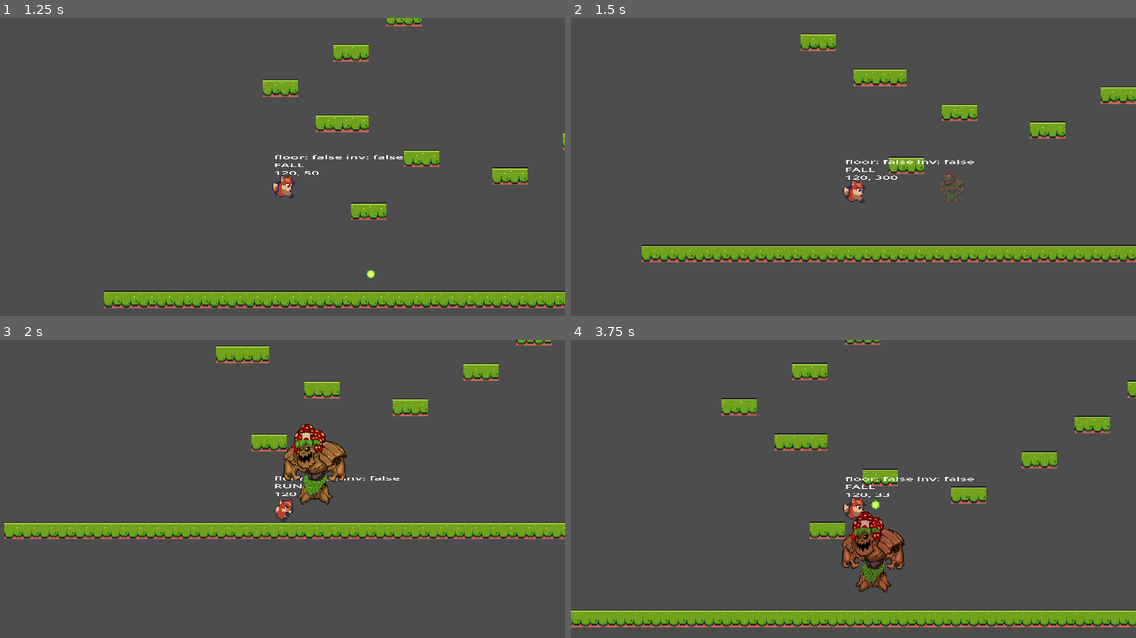
Above: before the commit, frames 1-4 (two rows, left to right).
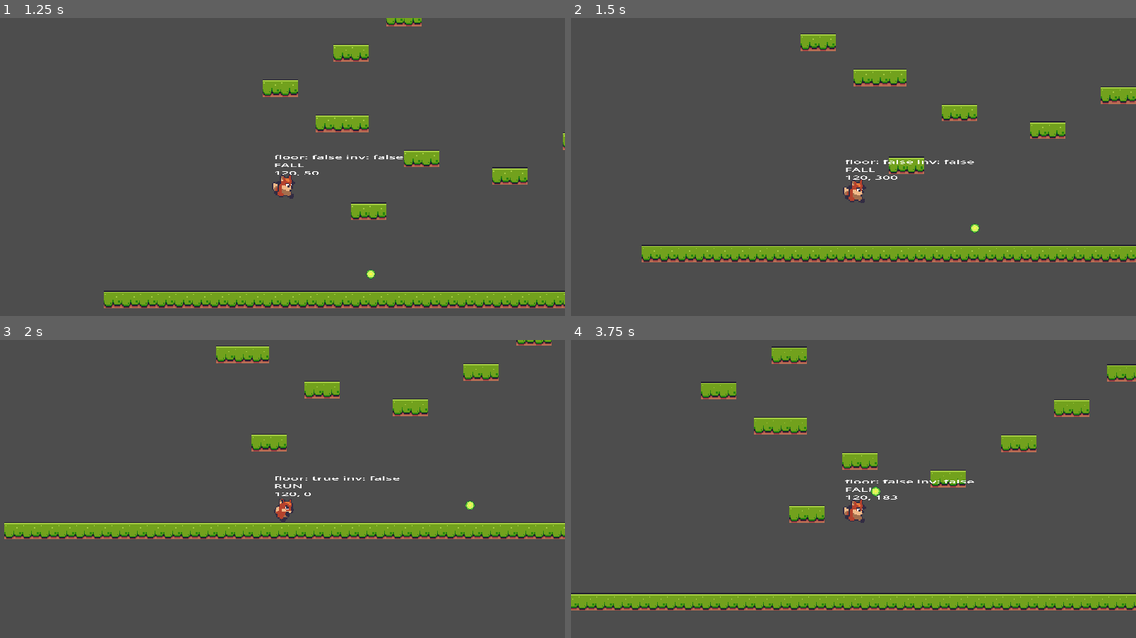
Above: after the commit, the same moments.

Repository: bluewind109/Foxy-Antics
Game: Godot game, scene res://level_base/level_base.tscn
The game is run twice, just before and just after one commit, with the same random seed, the same clock (stepped at 60 frames per second) and the same inputs. The project has no main scene, so this scene is started directly.
Inputs:
- Up to frame 1 (1.25 s): hold Right (right) from 0.53 s (still down); tap Ctrl (shoot) at 0.6 s; tap Space (jump) at 0.77 s
- Up to frame 2 (1.5 s): keep holding Right (right); tap Ctrl (shoot) at 1.35 s
- Up to frame 3 (2 s): keep holding Right (right); tap Space (jump) at 1.52 s
- Up to frame 4 (3.75 s): release Right (right) at 2.03 s; hold Left (left) 2.03-2.78 s; tap Ctrl (shoot) at 2.1, 2.85, 3.6 s; hold Right (right) from 2.78 s (still down); tap Space (jump) at 3.02 s

Frame 1 is identical in both runs. In frame 2, 0.2% of the frame differs, in the area x 65-73%, y 51-73%; in frame 3, 1.9%; in frame 4, 21%, in the area x 0-100%, y 0-97%.

Commit message:
Setup checkpoint and One way platform

Diff:
--- a/boss/boss.tscn
+++ b/boss/boss.tscn
@@ -8,34 +8,6 @@
 
 [sub_resource type="RectangleShape2D" id="RectangleShape2D_2ckco"]
 size = Vector2(20, 203)
-
-[sub_resource type="Animation" id="Animation_uaulw"]
-resource_name = "arrive"
-length = 0.7
-tracks/0/type = "value"
-tracks/0/imported = false
-tracks/0/enabled = true
-tracks/0/path = NodePath("Visual/Sprite2D:scale")
-tracks/0/interp = 1
-tracks/0/loop_wrap = true
-tracks/0/keys = {
-"times": PackedFloat32Array(0, 0.2, 0.7),
-"transitions": PackedFloat32Array(1, 1, 1),
-"update": 0,
-"values": [Vector2(0.01, 0.01), Vector2(0.2, 0.2), Vector2(0.5, 0.5)]
-}
-tracks/1/type = "value"
-tracks/1/imported = false
-tracks/1/enabled = true
-tracks/1/path = NodePath("Visual/Sprite2D:modulate")
-tracks/1/interp = 1
-tracks/1/loop_wrap = true
-tracks/1/keys = {
-"times": PackedFloat32Array(0, 0.6),
-"transitions": PackedFloat32Array(1, 1),
-"update": 0,
-"values": [Color(1, 1, 1, 0), Color(1, 1, 1, 1)]
-}
 
 [sub_resource type="Animation" id="Animation_1y28g"]
 length = 0.001
@@ -76,20 +48,32 @@
 "values": [Vector2(0, 0)]
 }
 
-[sub_resource type="Animation" id="Animation_oidqw"]
-resource_name = "pulse"
-length = 3.0
-tracks/0/type = "value"
-tracks/0/imported = false
-tracks/0/enabled = true
-tracks/0/path = NodePath("Visual:position")
-tracks/0/interp = 2
-tracks/0/loop_wrap = true
-tracks/0/keys = {
-"times": PackedFloat32Array(0, 0.5, 1, 1.5, 2, 2.5, 3),
-"transitions": PackedFloat32Array(1, 1, 1, 1, 1, 1, 1),
-"update": 0,
-"values": [Vector2(0, 0), Vector2(0, -150), Vector2(0, 0), Vector2(0, -150), Vector2(0, 0), Vector2(0, -150), Vector2(0, 0)]
+[sub_resource type="Animation" id="Animation_uaulw"]
+resource_name = "arrive"
+length = 0.7
+tracks/0/type = "value"
+tracks/0/imported = false
+tracks/0/enabled = true
+tracks/0/path = NodePath("Visual/Sprite2D:scale")
+tracks/0/interp = 1
+tracks/0/loop_wrap = true
+tracks/0/keys = {
+"times": PackedFloat32Array(0, 0.2, 0.7),
+"transitions": PackedFloat32Array(1, 1, 1),
+"update": 0,
+"values": [Vector2(0.01, 0.01), Vector2(0.2, 0.2), Vector2(0.5, 0.5)]
+}
+tracks/1/type = "value"
+tracks/1/imported = false
+tracks/1/enabled = true
+tracks/1/path = NodePath("Visual/Sprite2D:modulate")
+tracks/1/interp = 1
+tracks/1/loop_wrap = true
+tracks/1/keys = {
+"times": PackedFloat32Array(0, 0.6),
+"transitions": PackedFloat32Array(1, 1),
+"update": 0,
+"values": [Color(1, 1, 1, 0), Color(1, 1, 1, 1)]
 }
 
 [sub_resource type="Animation" id="Animation_b4w84"]
@@ -176,6 +160,22 @@
 "transitions": PackedFloat32Array(1),
 "update": 0,
 "values": [Vector2(0, 0)]
+}
+
+[sub_resource type="Animation" id="Animation_oidqw"]
+resource_name = "pulse"
+length = 3.0
+tracks/0/type = "value"
+tracks/0/imported = false
+tracks/0/enabled = true
+tracks/0/path = NodePath("Visual:position")
+tracks/0/interp = 2
+tracks/0/loop_wrap = true
+tracks/0/keys = {
+"times": PackedFloat32Array(0, 0.5, 1, 1.5, 2, 2.5, 3),
+"transitions": PackedFloat32Array(1, 1, 1, 1, 1, 1, 1),
+"update": 0,
+"values": [Vector2(0, 0), Vector2(0, -150), Vector2(0, 0), Vector2(0, -150), Vector2(0, 0), Vector2(0, -150), Vector2(0, 0)]
 }
 
 [sub_resource type="AnimationLibrary" id="AnimationLibrary_52k70"]
--- a/checkpoint/checkpoint.tscn
+++ b/checkpoint/checkpoint.tscn
@@ -2,6 +2,33 @@
 
 [ext_resource type="Texture2D" uid="uid://3jjl3wyxg73k" path="res://assets/items/checkpoint.png" id="1_6td20"]
 [ext_resource type="Script" path="res://checkpoint/checkpoint.gd" id="1_naw1a"]
+
+[sub_resource type="Animation" id="Animation_2mlmu"]
+length = 0.001
+tracks/0/type = "value"
+tracks/0/imported = false
+tracks/0/enabled = true
+tracks/0/path = NodePath("Sprite2D:scale")
+tracks/0/interp = 1
+tracks/0/loop_wrap = true
+tracks/0/keys = {
+"times": PackedFloat32Array(0),
+"transitions": PackedFloat32Array(1),
+"update": 0,
+"values": [Vector2(0, 0)]
+}
+tracks/1/type = "value"
+tracks/1/imported = false
+tracks/1/enabled = true
+tracks/1/path = NodePath("Sprite2D:frame")
+tracks/1/interp = 1
+tracks/1/loop_wrap = true
+tracks/1/keys = {
+"times": PackedFloat32Array(0),
+"transitions": PackedFloat32Array(1),
+"update": 1,
+"values": [26]
+}
 
 [sub_resource type="Animation" id="Animation_cwn4g"]
 resource_name = "appear"
@@ -31,31 +58,32 @@
 "values": [26]
 }
 
-[sub_resource type="Animation" id="Animation_2mlmu"]
-length = 0.001
+[sub_resource type="Animation" id="Animation_lfcvo"]
+resource_name = "flag_flap"
+loop_mode = 1
 tracks/0/type = "value"
 tracks/0/imported = false
 tracks/0/enabled = true
-tracks/0/path = NodePath("Sprite2D:scale")
+tracks/0/path = NodePath("Sprite2D:frame")
 tracks/0/interp = 1
 tracks/0/loop_wrap = true
 tracks/0/keys = {
-"times": PackedFloat32Array(0),
-"transitions": PackedFloat32Array(1),
-"update": 0,
-"values": [Vector2(0, 0)]
+"times": PackedFloat32Array(0, 0.1, 0.2, 0.3, 0.4, 0.5, 0.6, 0.7, 0.8, 0.9),
+"transitions": PackedFloat32Array(1, 1, 1, 1, 1, 1, 1, 1, 1, 1),
+"update": 1,
+"values": [51, 1, 2, 3, 4, 5, 6, 7, 8, 9]
 }
 tracks/1/type = "value"
 tracks/1/imported = false
 tracks/1/enabled = true
-tracks/1/path = NodePath("Sprite2D:frame")
+tracks/1/path = NodePath("Sprite2D:scale")
 tracks/1/interp = 1
 tracks/1/loop_wrap = true
 tracks/1/keys = {
 "times": PackedFloat32Array(0),
 "transitions": PackedFloat32Array(1),
-"update": 1,
-"values": [26]
+"update": 0,
+"values": [Vector2(1, 1)]
 }
 
 [sub_resource type="Animation" id="Animation_6xkvq"]
@@ -72,34 +100,6 @@
 "transitions": PackedFloat32Array(1, 1, 1, 1, 1, 1, 1, 1, 1, 1, 1, 1, 1, 1, 1, 1, 1, 1, 1, 1, 1, 1, 1, 1, 1, 1),
 "update": 1,
 "values": [26, 27, 28, 29, 30, 31, 32, 33, 34, 35, 36, 37, 38, 39, 40, 41, 42, 43, 44, 45, 46, 47, 48, 49, 50, 51]
-}
-tracks/1/type = "value"
-tracks/1/imported = false
-tracks/1/enabled = true
-tracks/1/path = NodePath("Sprite2D:scale")
-tracks/1/interp = 1
-tracks/1/loop_wrap = true
-tracks/1/keys = {
-"times": PackedFloat32Array(0),
-"transitions": PackedFloat32Array(1),
-"update": 0,
-"values": [Vector2(1, 1)]
-}
-
-[sub_resource type="Animation" id="Animation_lfcvo"]
-resource_name = "flag_flap"
-loop_mode = 1
-tracks/0/type = "value"
-tracks/0/imported = false
-tracks/0/enabled = true
-tracks/0/path = NodePath("Sprite2D:frame")
-tracks/0/interp = 1
-tracks/0/loop_wrap = true
-tracks/0/keys = {
-"times": PackedFloat32Array(0, 0.1, 0.2, 0.3, 0.4, 0.5, 0.6, 0.7, 0.8, 0.9),
-"transitions": PackedFloat32Array(1, 1, 1, 1, 1, 1, 1, 1, 1, 1),
-"update": 1,
-"values": [51, 1, 2, 3, 4, 5, 6, 7, 8, 9]
 }
 tracks/1/type = "value"
 tracks/1/imported = false
--- a/level_base/level_base.tscn
+++ b/level_base/level_base.tscn
@@ -1,11 +1,9 @@
-[gd_scene load_steps=9 format=3 uid="uid://cqoeu7pr1xvmm"]
+[gd_scene load_steps=7 format=3 uid="uid://cqoeu7pr1xvmm"]
 
 [ext_resource type="Texture2D" uid="uid://ehxev7ut3l5n" path="res://assets/tiles/Terrain (16x16).png" id="1_2dfj2"]
 [ext_resource type="Script" path="res://level_base/level_base.gd" id="1_5128b"]
 [ext_resource type="PackedScene" uid="uid://bvtndiildrdct" path="res://player_camera/player_camera.tscn" id="2_mp0i7"]
 [ext_resource type="PackedScene" uid="uid://bfsovpbkbd7p1" path="res://player/player.tscn" id="3_r1jgr"]
-[ext_resource type="PackedScene" uid="uid://ubs3fwfejxau" path="res://boss/boss.tscn" id="5_iqrsy"]
-[ext_resource type="PackedScene" uid="uid://d2qcedkewr15a" path="res://checkpoint/checkpoint.tscn" id="6_46muo"]
 
 [sub_resource type="TileSetAtlasSource" id="TileSetAtlasSource_ow75y"]
 texture = ExtResource("1_2dfj2")
@@ -28,14 +26,17 @@
 6:0/0/physics_layer_0/linear_velocity = Vector2(0, 0)
 6:0/0/physics_layer_0/angular_velocity = 0.0
 6:0/0/physics_layer_0/polygon_0/points = PackedVector2Array(-8, -8, 8, -8, 8, 8, -8, 8)
+6:0/0/physics_layer_0/polygon_0/one_way = true
 7:0/0 = 0
 7:0/0/physics_layer_0/linear_velocity = Vector2(0, 0)
 7:0/0/physics_layer_0/angular_velocity = 0.0
 7:0/0/physics_layer_0/polygon_0/points = PackedVector2Array(-8, -8, 8, -8, 8, 8, -8, 8)
+7:0/0/physics_layer_0/polygon_0/one_way = true
 8:0/0 = 0
 8:0/0/physics_layer_0/linear_velocity = Vector2(0, 0)
 8:0/0/physics_layer_0/angular_velocity = 0.0
 8:0/0/physics_layer_0/polygon_0/points = PackedVector2Array(-8, -8, 8, -8, 8, 8, -8, 8)
+8:0/0/physics_layer_0/polygon_0/one_way = true
 9:0/0 = 0
 9:0/0/physics_layer_0/linear_velocity = Vector2(0, 0)
 9:0/0/physics_layer_0/angular_velocity = 0.0
@@ -86,14 +87,17 @@
 6:1/0/physics_layer_0/linear_velocity = Vector2(0, 0)
 6:1/0/physics_layer_0/angular_velocity = 0.0
 6:1/0/physics_layer_0/polygon_0/points = PackedVector2Array(-8, -8, 8, -8, 8, 8, -8, 8)
+6:1/0/physics_layer_0/polygon_0/one_way = true
 7:1/0 = 0
 7:1/0/physics_layer_0/linear_velocity = Vector2(0, 0)
 7:1/0/physics_layer_0/angular_velocity = 0.0
 7:1/0/physics_layer_0/polygon_0/points = PackedVector2Array(-8, -8, 8, -8, 8, 8, -8, 8)
+7:1/0/physics_layer_0/polygon_0/one_way = true
 8:1/0 = 0
 8:1/0/physics_layer_0/linear_velocity = Vector2(0, 0)
 8:1/0/physics_layer_0/angular_velocity = 0.0
 8:1/0/physics_layer_0/polygon_0/points = PackedVector2Array(-8, -8, 8, -8, 8, 8, -8, 8)
+8:1/0/physics_layer_0/polygon_0/one_way = true
 9:1/0 = 0
 9:1/0/physics_layer_0/linear_velocity = Vector2(0, 0)
 9:1/0/physics_layer_0/angular_velocity = 0.0
@@ -138,14 +142,17 @@
 6:2/0/physics_layer_0/linear_velocity = Vector2(0, 0)
 6:2/0/physics_layer_0/angular_velocity = 0.0
 6:2/0/physics_layer_0/polygon_0/points = PackedVector2Array(-8, -8, 8, -8, 8, 8, -8, 8)
+6:2/0/physics_layer_0/polygon_0/one_way = true
 7:2/0 = 0
 7:2/0/physics_layer_0/linear_velocity = Vector2(0, 0)
 7:2/0/physics_layer_0/angular_velocity = 0.0
 7:2/0/physics_layer_0/polygon_0/points = PackedVector2Array(-8, -8, 8, -8, 8, 8, -8, 8)
+7:2/0/physics_layer_0/polygon_0/one_way = true
 8:2/0 = 0
 8:2/0/physics_layer_0/linear_velocity = Vector2(0, 0)
 8:2/0/physics_layer_0/angular_velocity = 0.0
 8:2/0/physics_layer_0/polygon_0/points = PackedVector2Array(-8, -8, 8, -8, 8, 8, -8, 8)
+8:2/0/physics_layer_0/polygon_0/one_way = true
 13:2/0 = 0
 13:2/0/physics_layer_0/linear_velocity = Vector2(0, 0)
 13:2/0/physics_layer_0/angular_velocity = 0.0
@@ -186,14 +193,17 @@
 6:4/0/physics_layer_0/linear_velocity = Vector2(0, 0)
 6:4/0/physics_layer_0/angular_velocity = 0.0
 6:4/0/physics_layer_0/polygon_0/points = PackedVector2Array(-8, -8, 8, -8, 8, 8, -8, 8)
+6:4/0/physics_layer_0/polygon_0/one_way = true
 7:4/0 = 0
 7:4/0/physics_layer_0/linear_velocity = Vector2(0, 0)
 7:4/0/physics_layer_0/angular_velocity = 0.0
 7:4/0/physics_layer_0/polygon_0/points = PackedVector2Array(-8, -8, 8, -8, 8, 8, -8, 8)
+7:4/0/physics_layer_0/polygon_0/one_way = true
 8:4/0 = 0
 8:4/0/physics_layer_0/linear_velocity = Vector2(0, 0)
 8:4/0/physics_layer_0/angular_velocity = 0.0
 8:4/0/physics_layer_0/polygon_0/points = PackedVector2Array(-8, -8, 8, -8, 8, 8, -8, 8)
+8:4/0/physics_layer_0/polygon_0/one_way = true
 9:4/0 = 0
 9:4/0/physics_layer_0/linear_velocity = Vector2(0, 0)
 9:4/0/physics_layer_0/angular_velocity = 0.0
@@ -255,14 +265,17 @@
 6:5/0/physics_layer_0/linear_velocity = Vector2(0, 0)
 6:5/0/physics_layer_0/angular_velocity = 0.0
 6:5/0/physics_layer_0/polygon_0/points = PackedVector2Array(-8, -8, 8, -8, 8, 8, -8, 8)
+6:5/0/physics_layer_0/polygon_0/one_way = true
 7:5/0 = 0
 7:5/0/physics_layer_0/linear_velocity = Vector2(0, 0)
 7:5/0/physics_layer_0/angular_velocity = 0.0
 7:5/0/physics_layer_0/polygon_0/points = PackedVector2Array(-8, -8, 8, -8, 8, 8, -8, 8)
+7:5/0/physics_layer_0/polygon_0/one_way = true
 8:5/0 = 0
 8:5/0/physics_layer_0/linear_velocity = Vector2(0, 0)
 8:5/0/physics_layer_0/angular_velocity = 0.0
 8:5/0/physics_layer_0/polygon_0/points = PackedVector2Array(-8, -8, 8, -8, 8, 8, -8, 8)
+8:5/0/physics_layer_0/polygon_0/one_way = true
 9:5/0 = 0
 9:5/0/physics_layer_0/linear_velocity = Vector2(0, 0)
 9:5/0/physics_layer_0/angular_velocity = 0.0
@@ -318,14 +331,17 @@
 6:6/0/physics_layer_0/linear_velocity = Vector2(0, 0)
 6:6/0/physics_layer_0/angular_velocity = 0.0
 6:6/0/physics_layer_0/polygon_0/points = PackedVector2Array(-8, -8, 8, -8, 8, 8, -8, 8)
+6:6/0/physics_layer_0/polygon_0/one_way = true
 7:6/0 = 0
 7:6/0/physics_layer_0/linear_velocity = Vector2(0, 0)
 7:6/0/physics_layer_0/angular_velocity = 0.0
 7:6/0/physics_layer_0/polygon_0/points = PackedVector2Array(-8, -8, 8, -8, 8, 8, -8, 8)
+7:6/0/physics_layer_0/polygon_0/one_way = true
 8:6/0 = 0
 8:6/0/physics_layer_0/linear_velocity = Vector2(0, 0)
 8:6/0/physics_layer_0/angular_velocity = 0.0
 8:6/0/physics_layer_0/polygon_0/points = PackedVector2Array(-8, -8, 8, -8, 8, 8, -8, 8)
+8:6/0/physics_layer_0/polygon_0/one_way = true
 13:6/0 = 0
 13:6/0/physics_layer_0/linear_velocity = Vector2(0, 0)
 13:6/0/physics_layer_0/angular_velocity = 0.0
@@ -369,14 +385,22 @@
 6:8/0/physics_layer_0/linear_velocity = Vector2(0, 0)
 6:8/0/physics_layer_0/angular_velocity = 0.0
 6:8/0/physics_layer_0/polygon_0/points = PackedVector2Array(-8, -8, 8, -8, 8, 8, -8, 8)
+6:8/0/physics_layer_0/polygon_0/one_way = true
+7:8/next_alternative_id = 3
 7:8/0 = 0
 7:8/0/physics_layer_0/linear_velocity = Vector2(0, 0)
 7:8/0/physics_layer_0/angular_velocity = 0.0
 7:8/0/physics_layer_0/polygon_0/points = PackedVector2Array(-8, -8, 8, -8, 8, 8, -8, 8)
+7:8/0/physics_layer_0/polygon_0/one_way = true
+7:8/2 = 2
+7:8/2/physics_layer_0/linear_velocity = Vector2(0, 0)
+7:8/2/physics_layer_0/angular_velocity = 0.0
+7:8/2/physics_layer_0/polygon_0/points = PackedVector2Array(-8, -8, 8, -8, 8, 8, -8, 8)
 8:8/0 = 0
 8:8/0/physics_layer_0/linear_velocity = Vector2(0, 0)
 8:8/0/physics_layer_0/angular_velocity = 0.0
 8:8/0/physics_layer_0/polygon_0/points = PackedVector2Array(-8, -8, 8, -8, 8, 8, -8, 8)
+8:8/0/physics_layer_0/polygon_0/one_way = true
 9:8/0 = 0
 9:8/0/physics_layer_0/linear_velocity = Vector2(0, 0)
 9:8/0/physics_layer_0/angular_velocity = 0.0
@@ -434,14 +458,17 @@
 6:9/0/physics_layer_0/linear_velocity = Vector2(0, 0)
 6:9/0/physics_layer_0/angular_velocity = 0.0
 6:9/0/physics_layer_0/polygon_0/points = PackedVector2Array(-8, -8, 8, -8, 8, 8, -8, 8)
+6:9/0/physics_layer_0/polygon_0/one_way = true
 7:9/0 = 0
 7:9/0/physics_layer_0/linear_velocity = Vector2(0, 0)
 7:9/0/physics_layer_0/angular_velocity = 0.0
 7:9/0/physics_layer_0/polygon_0/points = PackedVector2Array(-8, -8, 8, -8, 8, 8, -8, 8)
+7:9/0/physics_layer_0/polygon_0/one_way = true
 8:9/0 = 0
 8:9/0/physics_layer_0/linear_velocity = Vector2(0, 0)
 8:9/0/physics_layer_0/angular_velocity = 0.0
 8:9/0/physics_layer_0/polygon_0/points = PackedVector2Array(-8, -8, 8, -8, 8, 8, -8, 8)
+8:9/0/physics_layer_0/polygon_0/one_way = true
 9:9/0 = 0
 9:9/0/physics_layer_0/linear_velocity = Vector2(0, 0)
 9:9/0/physics_layer_0/angular_velocity = 0.0
@@ -493,14 +520,17 @@
 6:10/0/physics_layer_0/linear_velocity = Vector2(0, 0)
 6:10/0/physics_layer_0/angular_velocity = 0.0
 6:10/0/physics_layer_0/polygon_0/points = PackedVector2Array(-8, -8, 8, -8, 8, 8, -8, 8)
+6:10/0/physics_layer_0/polygon_0/one_way = true
 7:10/0 = 0
 7:10/0/physics_layer_0/linear_velocity = Vector2(0, 0)
 7:10/0/physics_layer_0/angular_velocity = 0.0
 7:10/0/physics_layer_0/polygon_0/points = PackedVector2Array(-8, -8, 8, -8, 8, 8, -8, 8)
+7:10/0/physics_layer_0/polygon_0/one_way = true
 8:10/0 = 0
 8:10/0/physics_layer_0/linear_velocity = Vector2(0, 0)
 8:10/0/physics_layer_0/angular_velocity = 0.0
 8:10/0/physics_layer_0/polygon_0/points = PackedVector2Array(-8, -8, 8, -8, 8, 8, -8, 8)
+8:10/0/physics_layer_0/polygon_0/one_way = true
 13:10/0 = 0
 13:10/0/physics_layer_0/linear_velocity = Vector2(0, 0)
 13:10/0/physics_layer_0/angular_velocity = 0.0
@@ -546,9 +576,3 @@
 
 [node name="Player" parent="." instance=ExtResource("3_r1jgr")]
 position = Vector2(80, -48)
-
-[node name="Boss" parent="." instance=ExtResource("5_iqrsy")]
-position = Vector2(281, -33)
-
-[node name="Checkpoint" parent="." instance=ExtResource("6_46muo")]
-position = Vector2(465, -15)
--- a/player/player.tscn
+++ b/player/player.tscn
@@ -119,6 +119,21 @@
 radius = 6.0
 height = 18.0
 
+[sub_resource type="Animation" id="Animation_j1dhw"]
+length = 0.001
+tracks/0/type = "value"
+tracks/0/imported = false
+tracks/0/enabled = true
+tracks/0/path = NodePath("Sprite2D:self_modulate")
+tracks/0/interp = 1
+tracks/0/loop_wrap = true
+tracks/0/keys = {
+"times": PackedFloat32Array(0),
+"transitions": PackedFloat32Array(1),
+"update": 0,
+"values": [Color(1, 1, 1, 1)]
+}
+
 [sub_resource type="Animation" id="Animation_1ro7m"]
 resource_name = "invincible"
 length = 0.4
@@ -134,21 +149,6 @@
 "transitions": PackedFloat32Array(1, 1, 1),
 "update": 0,
 "values": [Color(1, 1, 1, 1), Color(1, 1, 1, 0), Color(1, 1, 1, 1)]
-}
-
-[sub_resource type="Animation" id="Animation_j1dhw"]
-length = 0.001
-tracks/0/type = "value"
-tracks/0/imported = false
-tracks/0/enabled = true
-tracks/0/path = NodePath("Sprite2D:self_modulate")
-tracks/0/interp = 1
-tracks/0/loop_wrap = true
-tracks/0/keys = {
-"times": PackedFloat32Array(0),
-"transitions": PackedFloat32Array(1),
-"update": 0,
-"values": [Color(1, 1, 1, 1)]
 }
 
 [sub_resource type="AnimationLibrary" id="AnimationLibrary_uehbb"]
